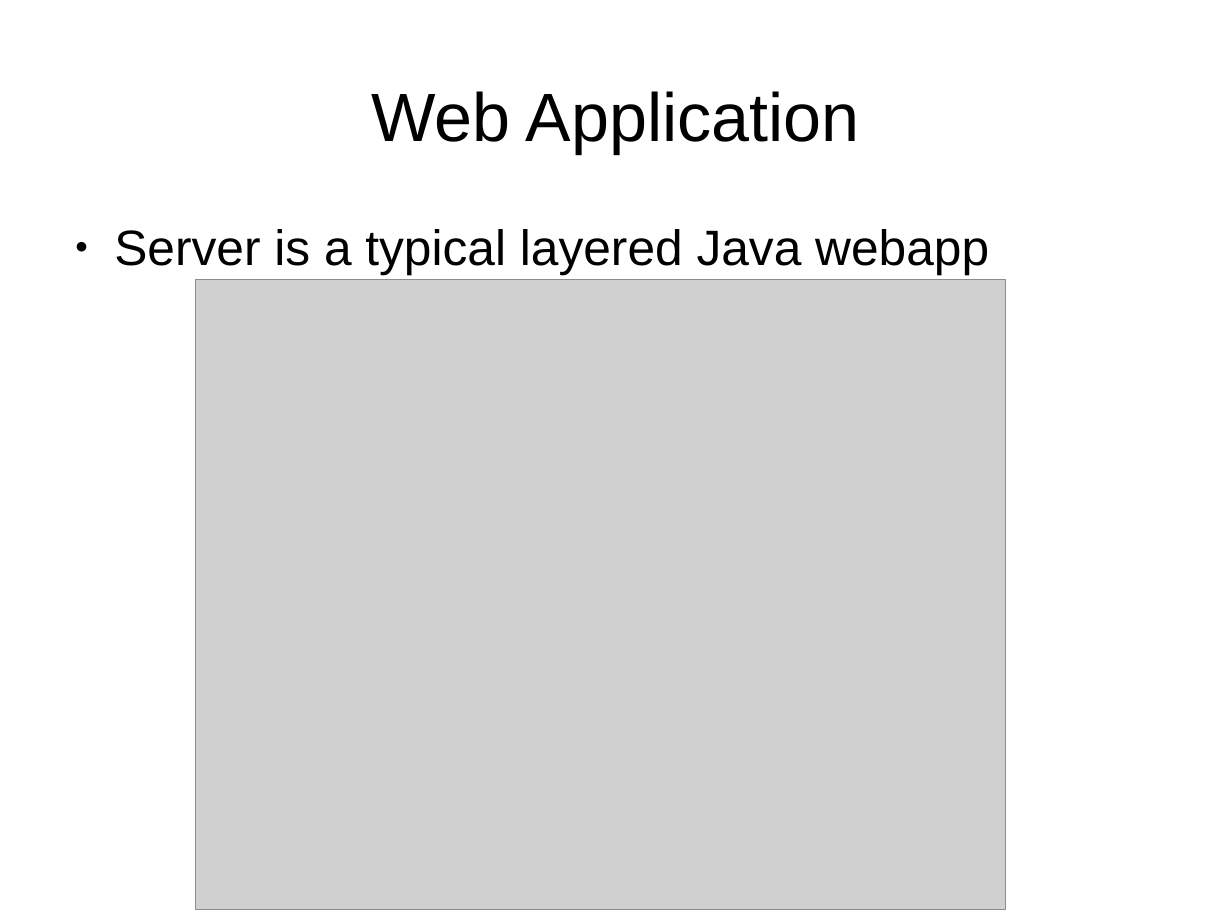
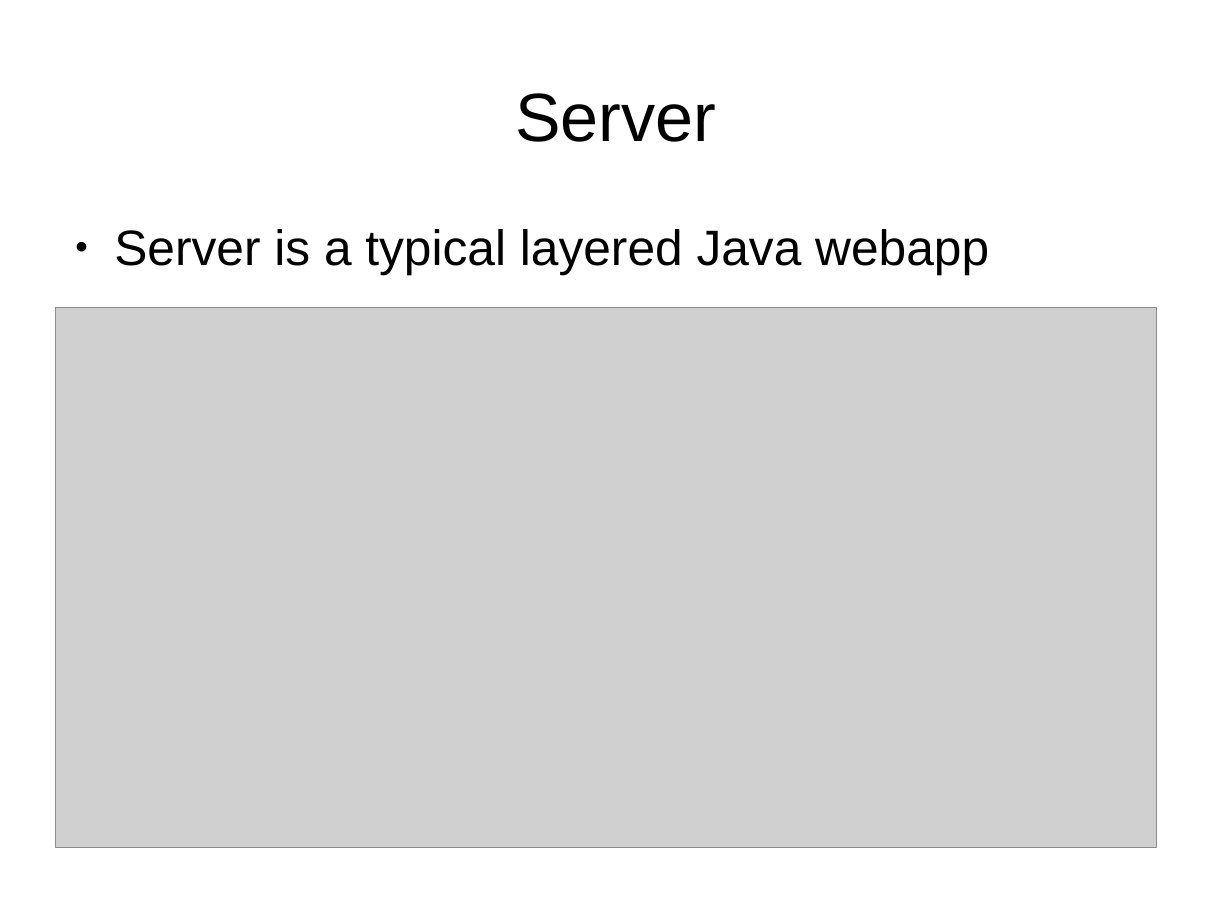
Before and after one commit to lmucs/playserengeti, a slide deck: slide 16 of serengeti/src/site/serengeti.odp (slide 9 before the commit). Drawn at 1232x924 pixels with LibreOffice and Linux fonts; fonts in the diff are those of the drawing; grey boxes stand for pictures. Boxes give left, top, right and bottom in pixels: in the first picture for what was removed or moved away, otherwise in the second. Text is boxed around its words. In the diff, an @@ line names an element or a change of style, - is before the commit and + after.

```diff
--- a/serengeti/src/site/serengeti.odp
+++ b/serengeti/src/site/serengeti.odp
@@ title at (x1=515, y1=93, x2=716, y2=142): text changed @@
-Web Application
+Server
@@ picture resized from (x1=196, y1=279, x2=1006, y2=910) to (x1=56, y1=307, x2=1157, y2=847) @@
```
Also in this commit, not shown: 4 other slides changed, 7 slides added, 1 slide removed.
